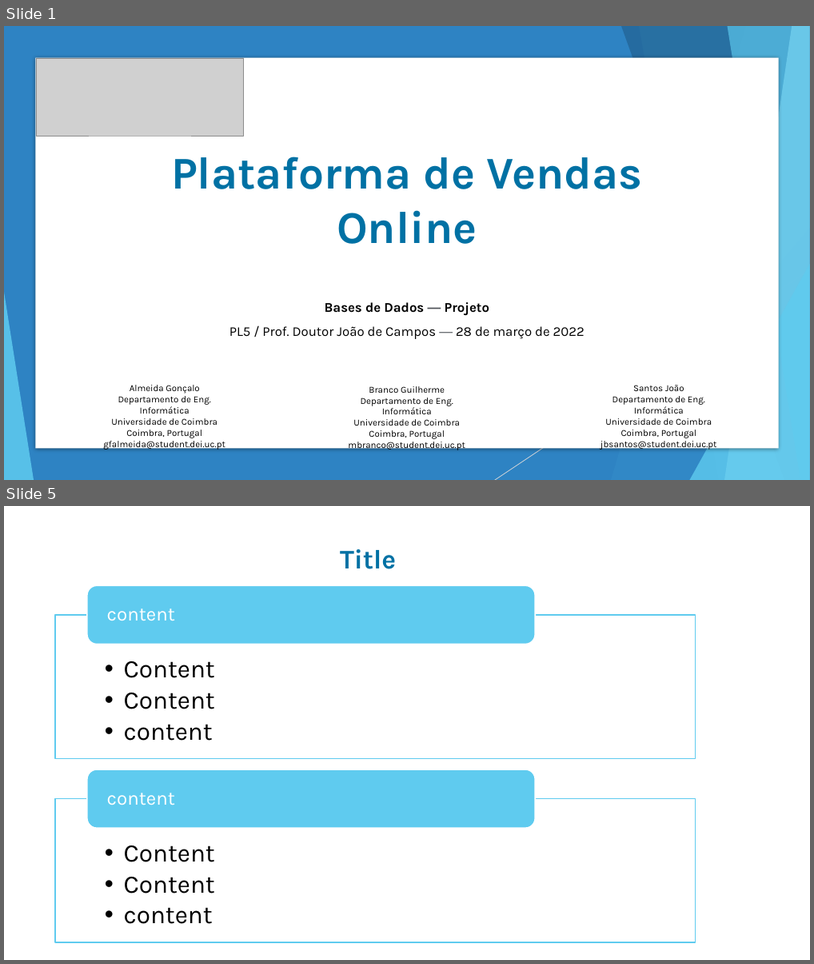
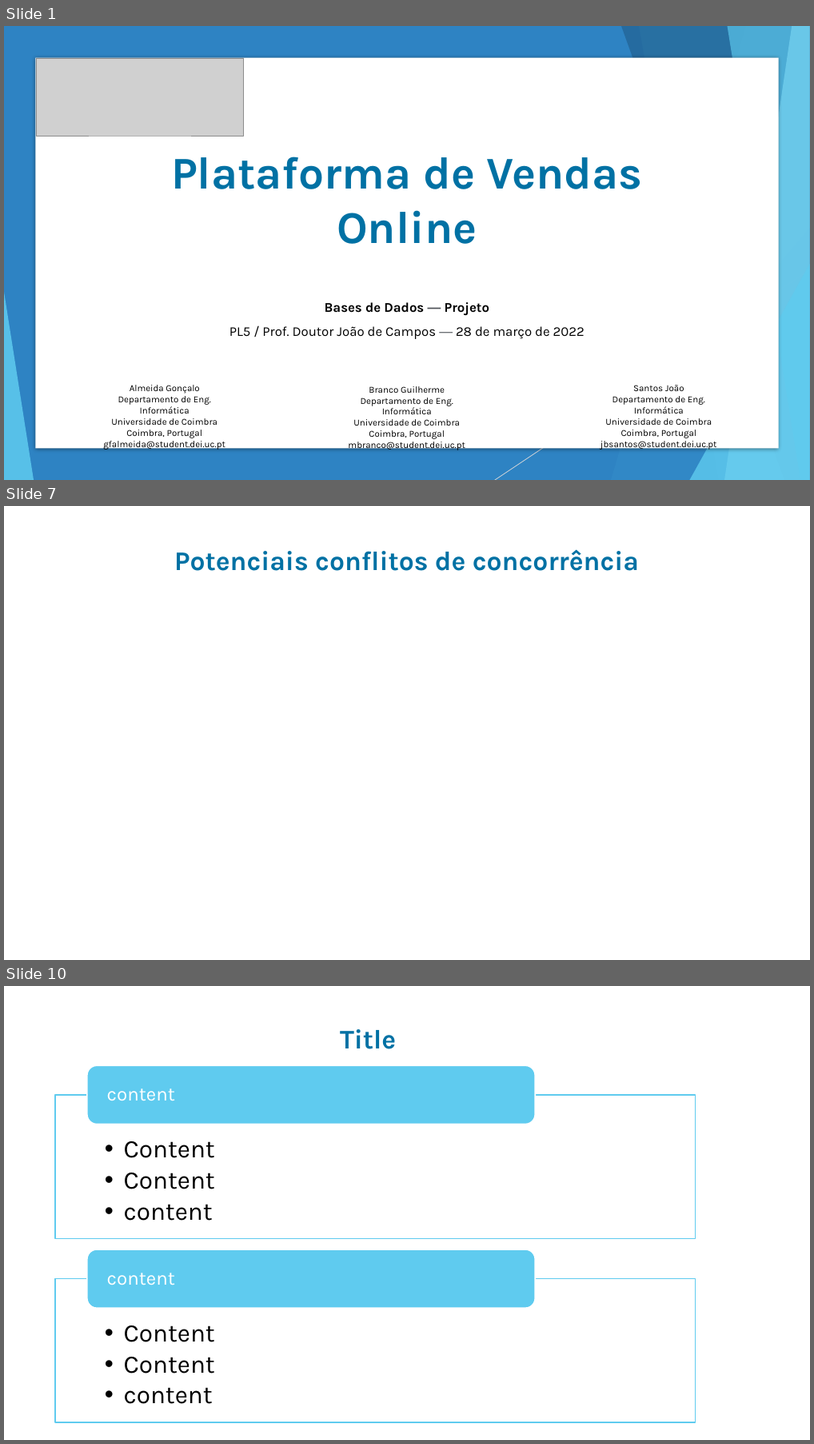
Before and after one commit to goncaloalmeida19/projeto-de-bd, a slide deck: Apresentação.pptx. Shown one above the other, each under a label of ours: slides 1 and 5 before the commit, slides 1, 7 and 10 after it; the slides between them are not shown. The pictures are 814x964 and 814x1444 pixels, drawn with LibreOffice and Linux fonts; fonts in the diff are those of the drawing; grey boxes stand for pictures; background and template pictures are left out. Boxes give left, top, right and bottom in pixels: in the first picture for what was removed or moved away, otherwise in the second. Text is boxed around its words. In the diff, an @@ line names an element or a change of style, - is before the commit and + after.

```diff
--- a/Apresentação.pptx
+++ b/Apresentação.pptx
@@ slide 7 added at [4,506,810,960], background picture (left out) @@
@@ text added at [174,549,639,571], 32 pt, text #0071A4, bold @@
+Potenciais conflitos de concorrência
@@ what was slide 5 is now slide 10 @@
```
Also in this commit, not shown: 2 slides changed, 5 other slides added, 1 slide removed, 2 other files.
